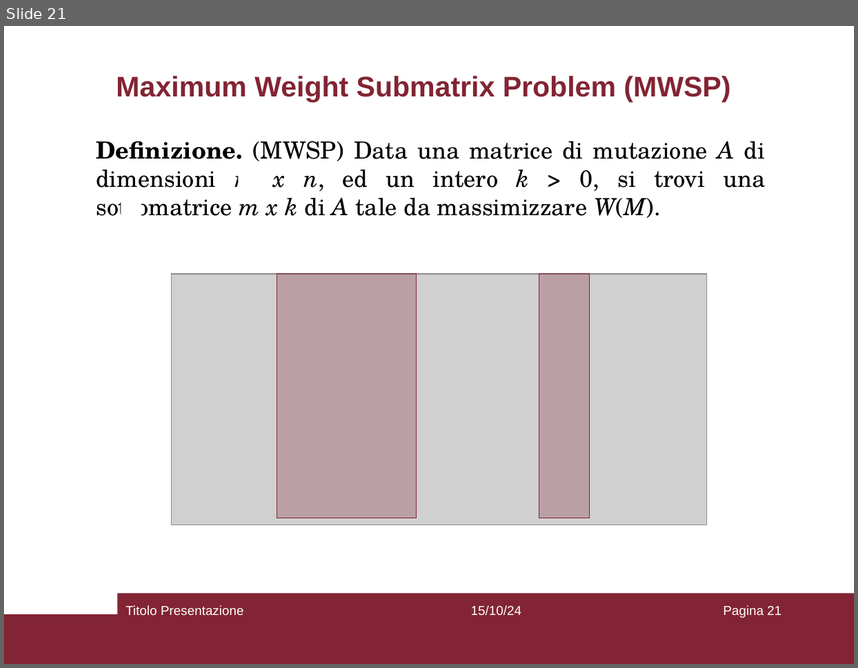
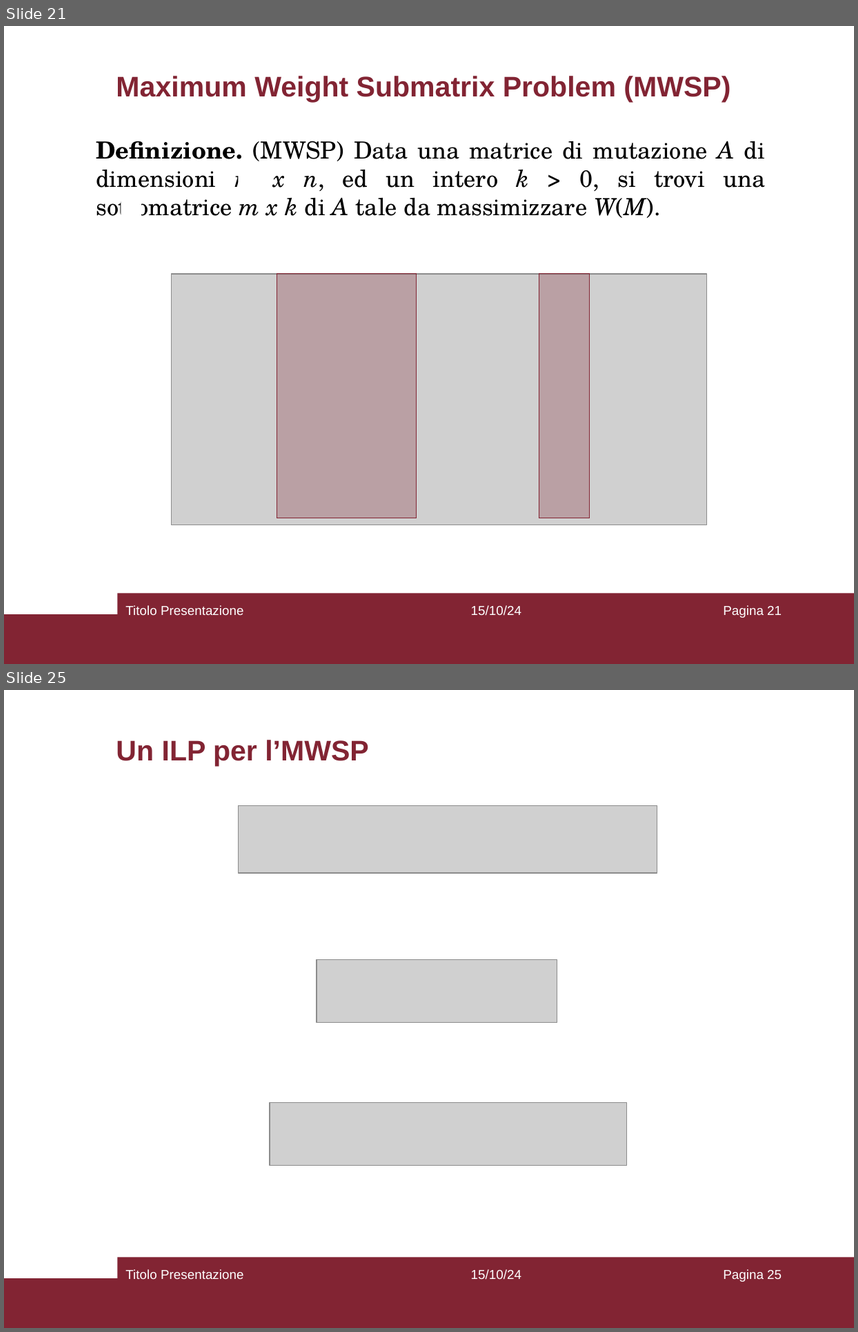
Before and after one commit to aflaag/bsc-thesis, a slide deck: presentation/slides.odp. Shown one above the other, each under a label of ours: slide 21 before the commit, slides 21 and 25 after it; the slides between them are not shown. The pictures are 858x668 and 858x1332 pixels, drawn with LibreOffice and Linux fonts; fonts in the diff are those of the drawing; grey boxes stand for pictures; background and template pictures are left out. Boxes give left, top, right and bottom in pixels: in the first picture for what was removed or moved away, otherwise in the second. Text is boxed around its words. In the diff, an @@ line names an element or a change of style, - is before the commit and + after.

```diff
--- a/presentation/slides.odp
+++ b/presentation/slides.odp
@@ slide 25 added at [4,690,854,1328], background #FFFFFF; not listed: 2 template elements that a slide beside it also shows @@
@@ title added at [116,740,368,766], 24 pt, text #822433, bold @@
+Un ILP per l’MWSP
@@ picture added at [239,806,657,873] @@
@@ picture added at [317,960,557,1023] @@
@@ picture added at [269,1103,626,1165] @@
@@ text added at [125,1269,243,1279], 11 pt, text #FFFFFF @@
+Titolo Presentazione
@@ text added at [471,1269,522,1279], 11 pt, text #FFFFFF @@
+15/10/24
@@ page number added at [723,1269,782,1281], 11 pt, text #FFFFFF @@
+Pagina 25
```
Also in this commit, not shown: 7 other slides added, 13 other files.
